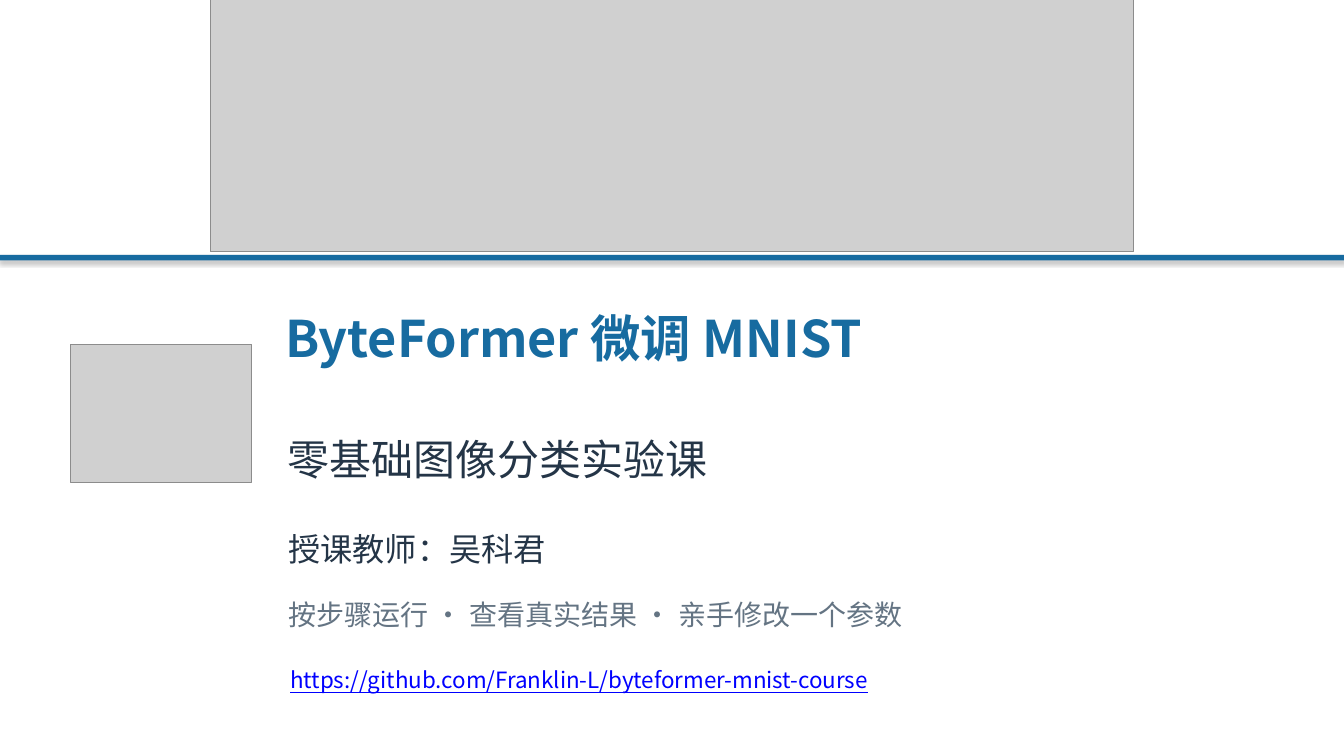
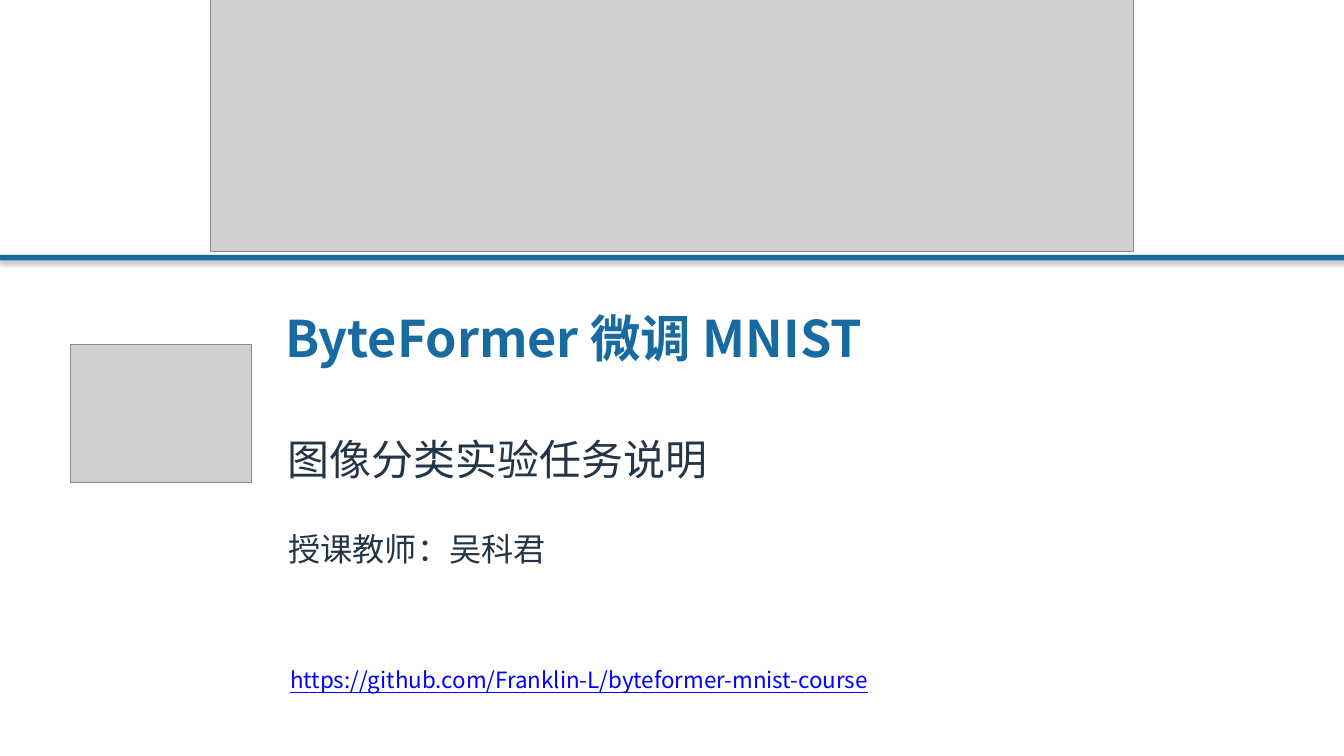
Before and after one commit to Franklin-L/byteformer-mnist-course, a slide deck: slide 1 of docs/ByteFormer_MNIST_零基础实验课.pptx. Drawn at 1344x756 pixels with LibreOffice and Linux fonts; fonts in the diff are those of the drawing; grey boxes stand for pictures. Boxes give left, top, right and bottom in pixels: in the first picture for what was removed or moved away, otherwise in the second. Text is boxed around its words. In the diff, an @@ line names an element or a change of style, - is before the commit and + after.

```diff
--- a/docs/ByteFormer_MNIST_零基础实验课.pptx
+++ b/docs/ByteFormer_MNIST_零基础实验课.pptx
@@ text at (287, 439, 707, 479): text changed @@
-零基础图像分类实验课
+图像分类实验任务说明
@@ text removed at (288, 601, 902, 628) @@
-按步骤运行 · 查看真实结果 · 亲手修改一个参数
```
Also in this commit, not shown: 12 other slides changed, 2 other files.
